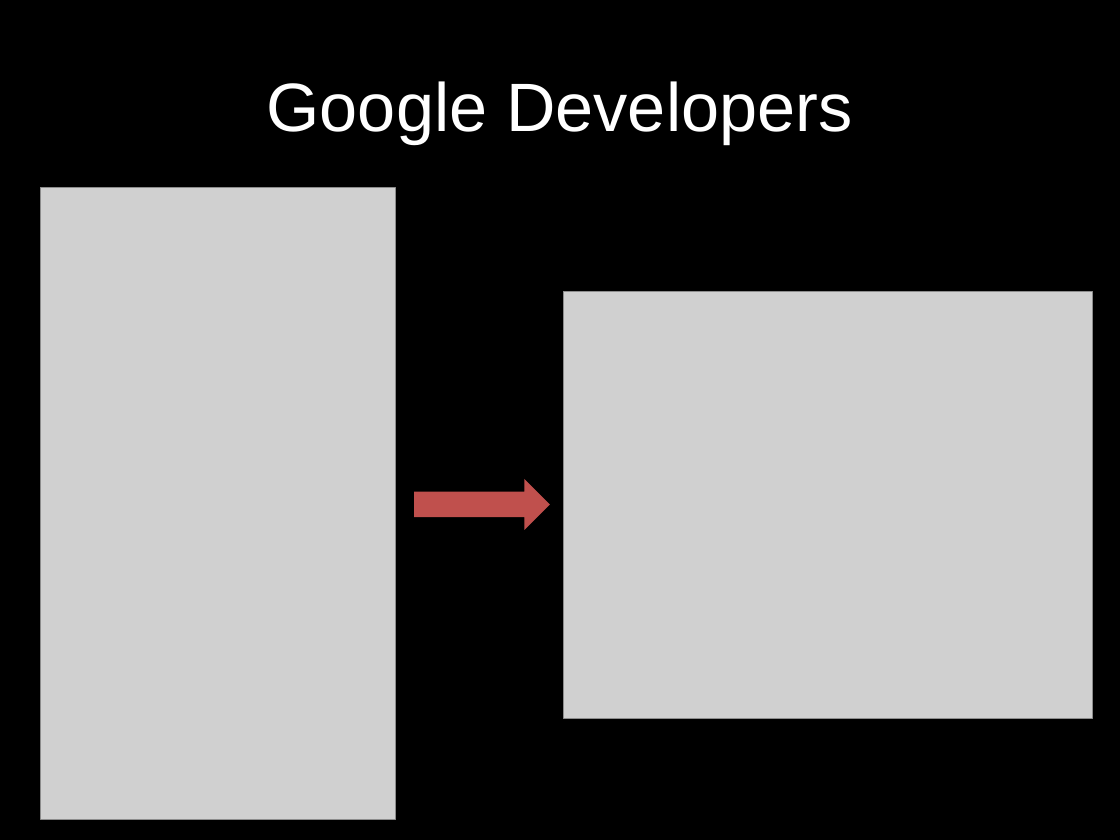
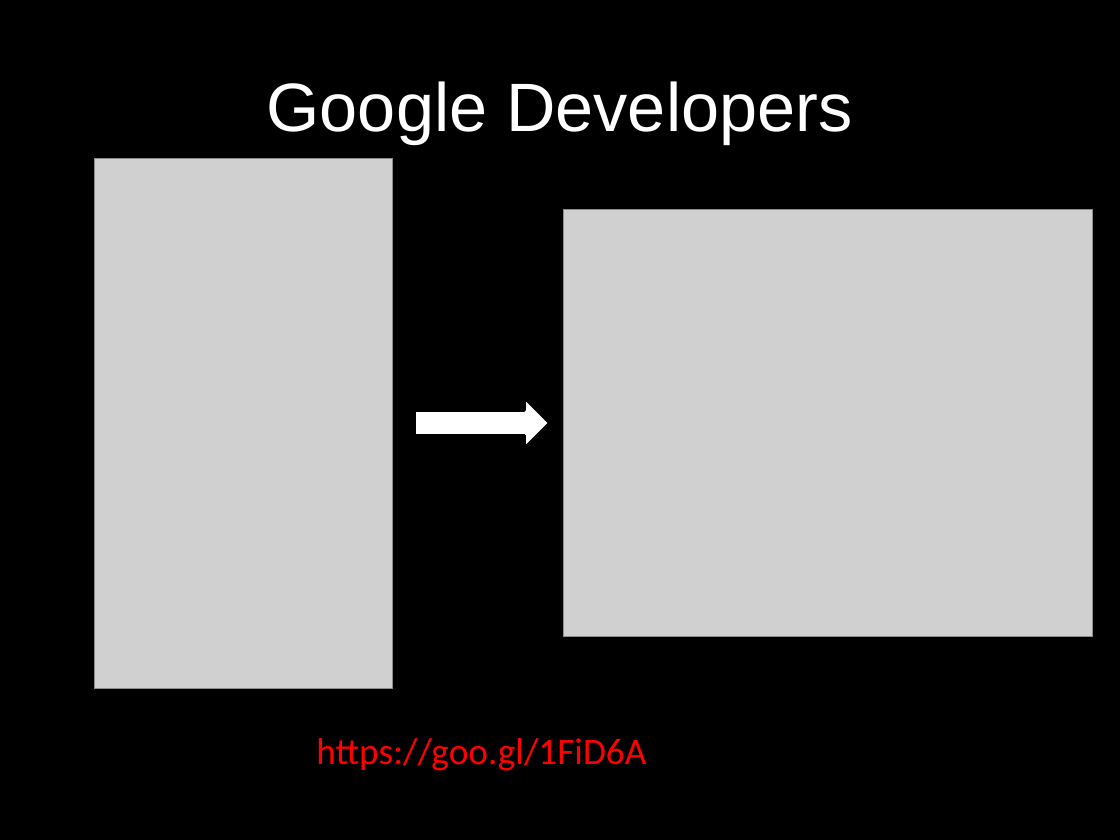
Before and after one commit to jayrav13/hackhers-apiworkshop, a slide deck: slide 4 of presentation/Intro-to-APIs.pptx. Drawn at 1120x840 pixels with LibreOffice and Linux fonts; fonts in the diff are those of the drawing; grey boxes stand for pictures. Boxes give left, top, right and bottom in pixels: in the first picture for what was removed or moved away, otherwise in the second. Text is boxed around its words. In the diff, an @@ line names an element or a change of style, - is before the commit and + after.

```diff
--- a/presentation/Intro-to-APIs.pptx
+++ b/presentation/Intro-to-APIs.pptx
@@ picture: place and size @@
-picture at (40, 188, 395, 820)
+picture at (94, 158, 392, 689)
@@ picture: place and size @@
-picture at (563, 291, 1092, 718)
+picture at (563, 209, 1092, 636)
@@ right arrow: place and size @@
-right arrow at (414, 479, 550, 530)
+right arrow at (414, 398, 550, 448)
@@ right arrow at (414, 398, 550, 448): fill #C0504D to #FFFFFF; outline none to #000000 2 pt @@
@@ text added at (316, 738, 646, 771), 24 pt, text #FF0000 @@
+https://goo.gl/1FiD6A
```
Also in this commit, not shown: 2 slides added, 5 other files.
